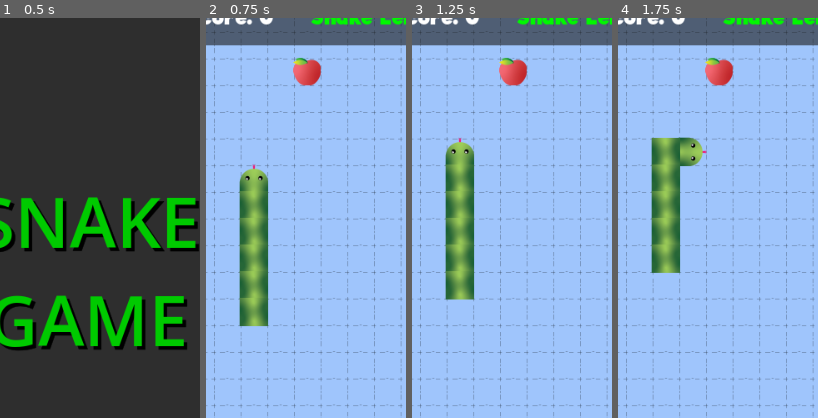
Above: before the commit, frames 1-4 (left to right).
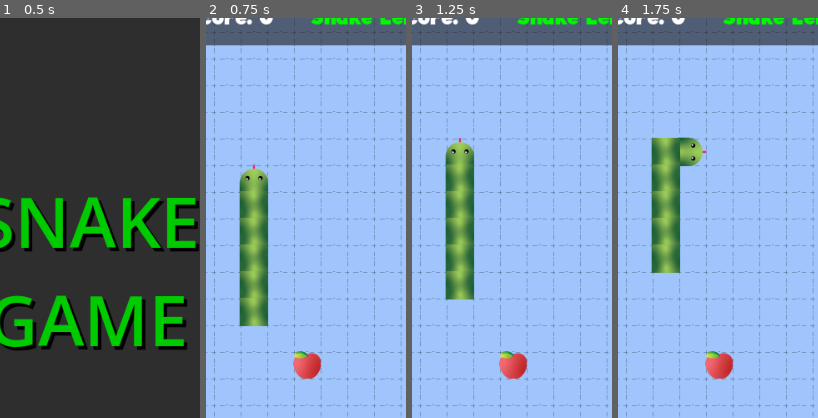
Above: after the commit, the same moments.

Repository: house-of-the-badger/ekanS
Game: Godot game, scene res://menus/start_screen.tscn
Two runs of this game, one before a commit and one after it. Both use one fixed random seed, a clock stepped at 60 frames per second and the inputs below.
Inputs:
- Up to frame 1 (0.5 s): no input
- Up to frame 2 (0.75 s): click "Start" at 0.5 s
- Up to frame 3 (1.25 s): no input
- Up to frame 4 (1.75 s): hold Right (ui_right) from 1.28 s (still down)
The pictures show only the part of the screen within x 28-78%, y 3-53%; the shares and areas given below are measured in that part.

Frame 1 is identical in both runs. In frame 2, 1.6% of the frame differs, in the area x 43-58%, y 10-91%; in frame 3, 1.6%; in frame 4, 1.6%.

Commit message:
refactors spawner script

Diff:
--- a/gameplay/gameplay.gd
+++ b/gameplay/gameplay.gd
@@ -108,20 +108,16 @@
 
 func _on_food_eaten():
 	detach_tail()
-	# 1 spawn more food
-	spawner.call_deferred("spawn_food") #call_deferred delays execution of code until first idle time in loop. some sort of async I guess
-	#2 add tail
-	#spawner.call_deferred("spawn_tail", snake_parts[snake_parts.size()-1].last_position) #adds tail at end of snake_parts array
-	#3 increase speed
+	spawner.call_deferred("spawn_food")
 	speed += 300.0
-	#4 update score
 	score += 10
 
 
 func detach_tail():
-	var new_poop = snake_parts.pop_back()
-	decrease_snake_length.emit()
-	new_poop.get_node("Sprite2D").texture = textures[0]
+	if (snake_parts.size() > 1):
+		var new_poop = snake_parts.pop_back()
+		decrease_snake_length.emit()
+		new_poop.get_node("Sprite2D").texture = textures[0]
 
 
 func _on_tail_added(tail:Tail):
@@ -147,6 +143,7 @@
 	for i in 3:
 		detach_tail()
 	score += 20
+	speed += 300
 
 func _on_timer_timeout():
 	if (Levels.Database[Global.current_level].has_prunes):
--- a/gameplay/spawner.gd
+++ b/gameplay/spawner.gd
@@ -1,70 +1,79 @@
 class_name Spawner extends Node2D
 #signals
-signal tail_added(tail:Tail)
+signal tail_added(tail: Tail)
 
 @onready var head = %Head
 #export vars
-@export var bounds:Bounds
-
+@export var bounds: Bounds
 
 #instatiating packed scenes
-var food_scene:PackedScene = preload("res://gameplay/food.tscn") #preloads food into memory so instantiation is faster
-var tail_scene:PackedScene = preload("res://gameplay/tail.tscn")
-var prune_scene:PackedScene = preload("res://gameplay/prune.tscn")
+var food_scene: PackedScene = preload ("res://gameplay/food.tscn") # preloads food into memory so instantiation is faster
+var tail_scene: PackedScene = preload ("res://gameplay/tail.tscn")
+var prune_scene: PackedScene = preload ("res://gameplay/prune.tscn")
+
 func _ready() -> void:
 	pass
-	#var food = food_scene.instantiate()
-	#food.spawned_on_poop.connect(prevents_spawn_food)
 
-func spawn_food():
-	# 1 where to spawn food
-	var spawn_point:Vector2 = Vector2.ZERO
-	spawn_point.x = randf_range(bounds.x_min + Global.CELL_SIZE, bounds.x_max - Global.CELL_SIZE)
-	spawn_point.y = randf_range(bounds.y_min + Global.CELL_SIZE, bounds.y_max - Global.CELL_SIZE)
-	# spawn point is divided by grid cell and round down to nearest integer. this so that apple appears centered in tile
-	spawn_point.x = floorf(spawn_point.x / Global.CELL_SIZE) * Global.CELL_SIZE
-	spawn_point.y = floorf(spawn_point.y / Global.CELL_SIZE) * Global.CELL_SIZE
-	# 2 what we are spawning (instantiating)
-	var food = food_scene.instantiate()
-	food.position = spawn_point
-	food.spawned_on_poop.connect(prevents_spawn_food)
-	# 3 where we are putting it (parenting)
-	get_parent().add_child(food) #parent of spawner is gameplay, so we are adding child food to gameplay. this method works for simple projects
+#Spawn functions
 
-func spawn_prune():
-	# 1 where to spawn prune
-	var spawn_point:Vector2 = Vector2.ZERO
-	spawn_point.x = randf_range(bounds.x_min + Global.CELL_SIZE, bounds.x_max - Global.CELL_SIZE)
-	spawn_point.y = randf_range(bounds.y_min + Global.CELL_SIZE, bounds.y_max - Global.CELL_SIZE)
-	# spawn point is divided by grid cell and round down to nearest integer. this so that apple appears centered in tile
-	spawn_point.x = floorf(spawn_point.x / Global.CELL_SIZE) * Global.CELL_SIZE
-	spawn_point.y = floorf(spawn_point.y / Global.CELL_SIZE) * Global.CELL_SIZE
-	# 2 what we are spawning (instantiating)
-	var prune = prune_scene.instantiate()
-	prune.position = spawn_point
-	prune.prune_spawned_on_poop.connect(prevents_spawn_prune)
-	get_parent().add_child(prune)
-
-func spawn_tail(pos:Vector2):
+func spawn_tail(pos: Vector2):
 	var head_position = head.position
-	print(Global.starting_snake_length)
 	for i in Levels.Database[Global.current_level].starting_length:
-		var tail:Tail = tail_scene.instantiate() as Tail
+		var tail: Tail = tail_scene.instantiate() as Tail
 		tail.position = pos + Vector2(head_position.x, (i + 9) * Global.CELL_SIZE)
 		get_parent().add_child(tail)
 		tail_added.emit(tail)
+
+func spawn_food():
+	var spawn_point = get_random_spawn_point()
+	spawn_point = align_to_grid(spawn_point)
+	var food = instantiate_food(spawn_point)
+	get_parent().add_child(food)
+
+func spawn_prune():
+	var spawn_point = get_random_spawn_point()
+	spawn_point = align_to_grid(spawn_point)
+	var prune = instantiate_prune(spawn_point)
+	get_parent().add_child(prune)
+
+# instantiate functions
+
+func instantiate_prune(position: Vector2) -> Node2D:
+	var prune = prune_scene.instantiate()
+	prune.position = position
+	prune.prune_spawned_on_poop.connect(prevents_spawn_prune)
+	return prune
+
+func instantiate_food(position: Vector2) -> Node2D:
+	var food = food_scene.instantiate()
+	food.position = position
+	food.spawned_on_poop.connect(prevents_spawn_food)
+	return food
+
+# Spawn prevention functions
+
+func prevents_spawn_food():
+	despawn_last_node_in_group("food")
+	spawn_food()
+
+func prevents_spawn_prune():
+	despawn_last_node_in_group("prune")
+	spawn_prune()
+
+# Utility Functions
+
+func get_random_spawn_point() -> Vector2:
+	var spawn_point = Vector2.ZERO
+	spawn_point.x = randf_range(bounds.x_min + Global.CELL_SIZE, bounds.x_max - Global.CELL_SIZE)
+	spawn_point.y = randf_range(bounds.y_min + Global.CELL_SIZE, bounds.y_max - Global.CELL_SIZE)
+	return spawn_point
+
+func align_to_grid(point: Vector2) -> Vector2:
+	point.x = floorf(point.x / Global.CELL_SIZE) * Global.CELL_SIZE
+	point.y = floorf(point.y / Global.CELL_SIZE) * Global.CELL_SIZE
+	return point
 
 func despawn_last_node_in_group(group_name):
 	var nodes_in_group = get_tree().get_nodes_in_group(group_name)
 	if nodes_in_group.size() > 0:
 		nodes_in_group.back().queue_free()
-
-func prevents_spawn_food():
-	print("tried to spawn food")
-	despawn_last_node_in_group("food")
-	spawn_food()
-
-func prevents_spawn_prune():
-	print("tried to spawn prune")
-	despawn_last_node_in_group("prune")
-	spawn_prune()
Not shown, changed: .gitignore
